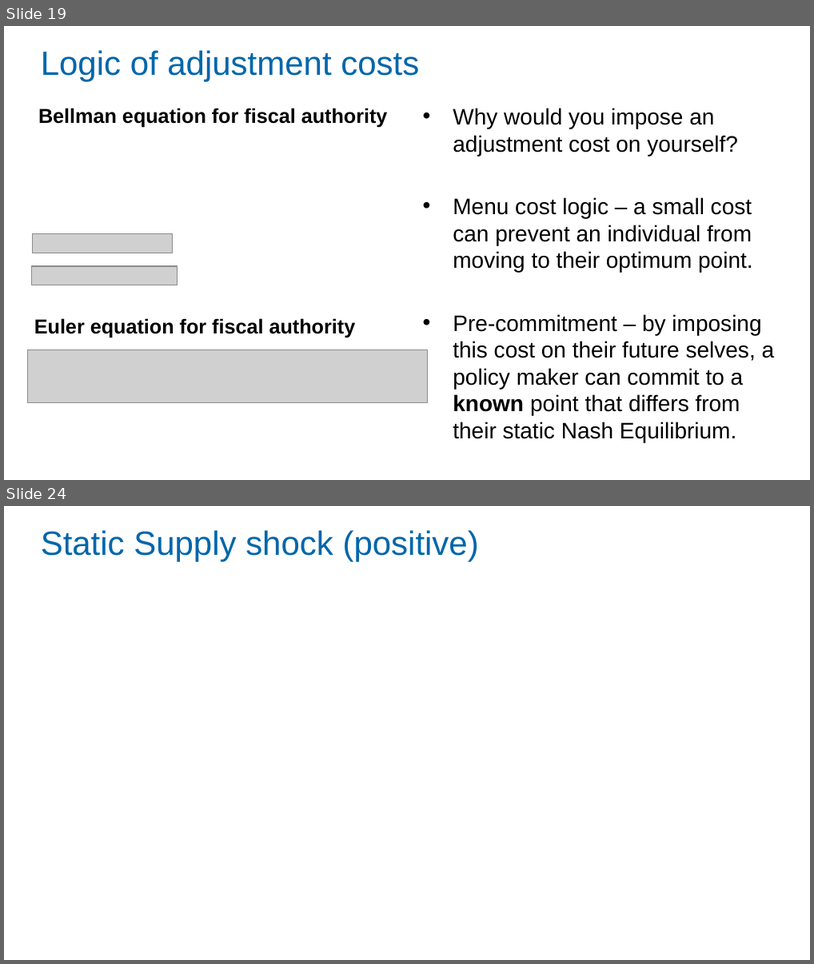
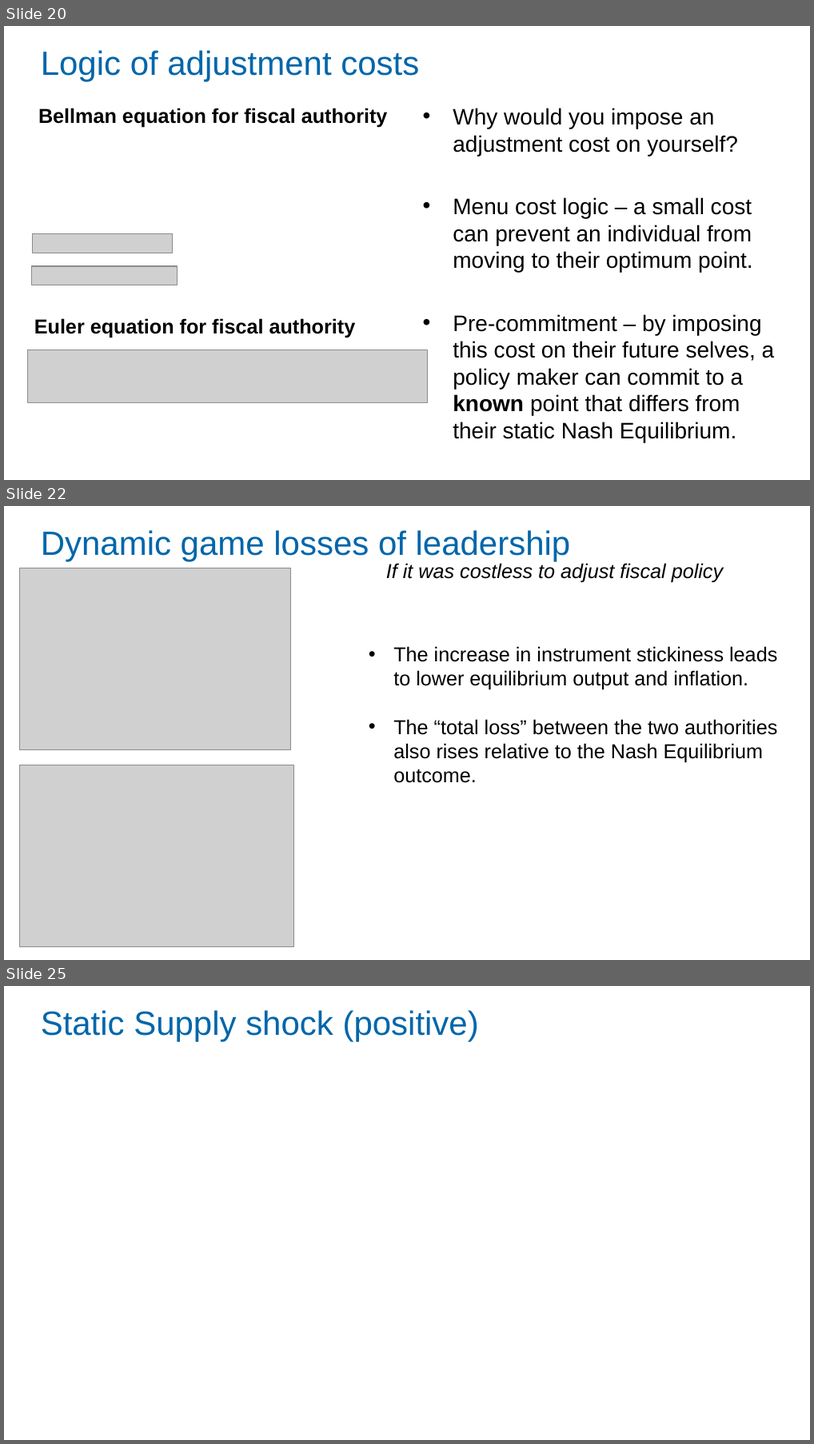
Before and after one commit to Zjub/TVHENZ, a slide deck: MF coordination/SI_game/RBA Coffee Monetary and Fiscal Policy Coordination.pptx. Shown one above the other, each under a label of ours: slides 19 and 24 before the commit, slides 20, 22 and 25 after it; the slides between them are not shown. The pictures are 814x964 and 814x1444 pixels, drawn with LibreOffice and Linux fonts; fonts in the diff are those of the drawing; grey boxes stand for pictures. Boxes give left, top, right and bottom in pixels: in the first picture for what was removed or moved away, otherwise in the second. Text is boxed around its words. In the diff, an @@ line names an element or a change of style, - is before the commit and + after.

```diff
--- a/MF coordination/SI_game/RBA Coffee Monetary and Fiscal Policy Coordination.pptx
+++ b/MF coordination/SI_game/RBA Coffee Monetary and Fiscal Policy Coordination.pptx
@@ slide 22 added at <box>4,506,810,960</box>, background #FFFFFF @@
@@ title added at <box>41,530,571,562</box>, 30 pt, text #0066AA @@
+Dynamic game losses of leadership
@@ picture added at <box>20,568,291,749</box> @@
@@ text added at <box>386,563,723,583</box>, 18 pt, text #000000, italic @@
+If it was costless to adjust fiscal policy
@@ text added at <box>394,646,778,783</box>, 18 pt, text #000000 @@
+• The increase in instrument stickiness leads to lower equilibrium output and inflation.
+• The “total loss” between the two authorities also rises relative to the Nash Equilibrium outcome.
@@ picture added at <box>20,765,294,946</box> @@
@@ what was slide 19 is now slide 20 @@
@@ what was slide 24 is now slide 25 @@
```
Also in this commit, not shown: 15 slides changed, 3 other slides added, 1 slide removed, 7 other files.
